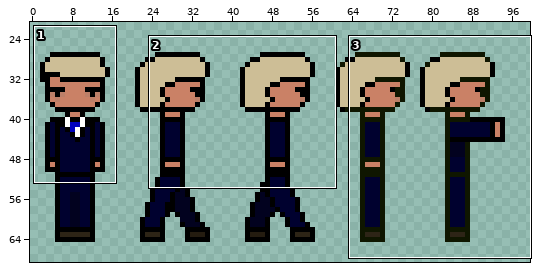
Sprite sheet: Planning/Graphics/GameObjects/Trump.png. Above: a wide view before the commit, with the close-up outlined.
Close-up. Old version:
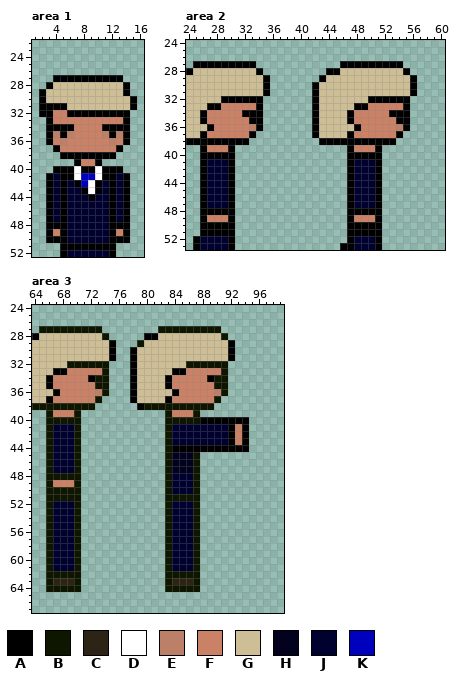
The file is 100x100 pixels. Shown: area 1: x 1..16, y 22..52; area 2: x 24..60, y 24..53; area 3: x 64..99, y 24..67. The wide view leaves out empty margins.
Palette (. is transparent): A #000000  B #0f1600  C #2d2416  D #ffffff  E #bc7f68  F #ca8166  G #cdbe96  H #02021f  J #00012f  K #0001bd
New version:
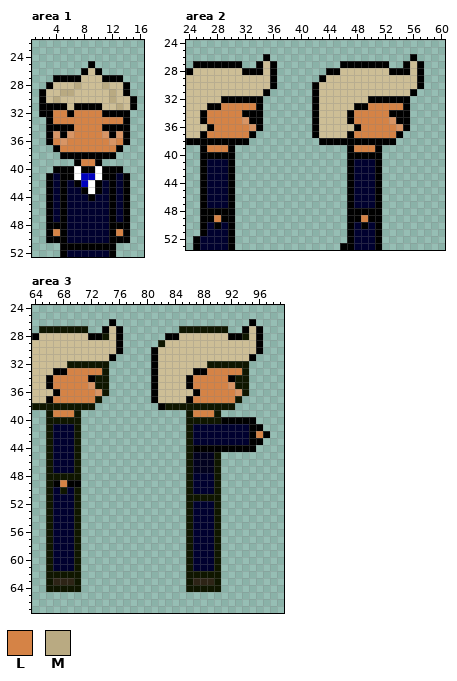
Colours new in this view: L #d58346  M #b9aa82
The edit:
colour E: #bc7f68 -> #d89565
Area 1:
y 25: x 9 . -> A
y 26: x 8..10 ... -> AGA
y 27: x 8..10 AAA -> GGG
y 28: x 7 G -> M; x 11 G -> M
y 29: x 5..6 GG -> MM; x 12 G -> M
y 30: x 4 G -> M; x 12 G -> M
y 31: x 7..10 GGGG -> AAAA; x 13 G -> M
y 32: x 4..5 FF -> LL; x 7..10 AAAA -> LLLL
y 33: x 4..13 FFFFFFFFFF -> LLLLLLLLLL
y 34..35: x 7..10 FFFF -> LLLL
y 36: x 4 F -> L; x 6..11 FFFFFF -> LLLLLL; x 13 F -> L
y 37: x 5..12 FFFFFFFF -> LLLLLLLL
y 39: x 8..9 FF -> LL
y 49: x 4 F -> L; x 13 F -> L
Area 2:
y 26: x 35 . -> A; x 56 . -> A
y 27: x 32..36 AA... -> ..AGA; x 53..57 AA... -> ..AGA
y 28: x 32..33 GG -> AA; x 35..36 .. -> GA; x 53..54 GG -> AA; x 56..57 .. -> GA
y 29..30: x 35..36 A. -> GA; x 56..57 A. -> GA
y 33: x 29..33 FFFFF -> LLLLL; x 50..54 FFFFF -> LLLLL
y 34: x 27..31 FFFFF -> LLLLL; x 48..52 FFFFF -> LLLLL
y 35: x 27..32 FFFFFF -> LLLLLE; x 48..53 FFFFFF -> LLLLLE
y 36: x 28..32 FFFFF -> LLLLL; x 49..53 FFFFF -> LLLLL
y 37: x 27..32 FFFFFF -> LLLLLL; x 48..53 FFFFFF -> LLLLLL
y 39: x 27..29 FFF -> LLL; x 48..50 FFF -> LLL
y 49: x 27..29 FFF -> ALA; x 48..50 FFF -> ALA
y 50: x 27 A -> J; x 29 A -> J; x 48 A -> J; x 50 A -> J
y 51: x 27..29 AAA -> JJJ; x 48..50 AAA -> JJJ
Area 3:
y 26: x 75 . -> A; x 95 . -> A
y 27: x 72..76 BB... -> ..AGA; x 82..84 BBB -> ...; x 91 . -> B; x 94..96 ... -> AGA
y 28: x 72..73 GG -> AA; x 75..76 .. -> GA; x 80..84 AAGGG -> ...AA; x 91..96 B..... -> GAABGA
y 29: x 75..76 A. -> GA; x 79..82 BGGG -> ...B; x 92..96 A.... -> GGGGA
y 30: x 75..76 A. -> GA; x 78..81 AGGG -> ...A; x 92..96 A.... -> GGGGA
y 31: x 78..81 AGGG -> ...A; x 92..95 A... -> GGGA
y 32: x 78..81 AGGG -> ...A; x 86..88 BBB -> GGG; x 92..94 ... -> BBB
y 33: x 69..73 FFFFF -> LLLLL; x 78..81 AGGG -> ...A; x 84..94 AAFFFFFB... -> GGGAALLLLLB
y 34: x 67..71 FFFFF -> LLLLL; x 78..81 AGGG -> ...A; x 83..94 AFFFFFABB... -> GGGALLLLLABB
y 35: x 67..72 FFFFFF -> LLLLLE; x 78..81 AGGG -> ...A; x 83..94 AFFFFFFBB... -> GGGALLLLLEBB
y 36: x 68..72 FFFFF -> LLLLL; x 78..81 AGGG -> ...A; x 84..94 AFFFFFEB... -> GGGALLLLLEB
y 37: x 67..72 FFFFFF -> LLLLLL; x 78..81 AGGG -> ...A; x 83..93 AFFFFFFB... -> GGGALLLLLLB
y 38: x 79..82 ABBB -> ...A; x 90..92 ... -> BBB
y 39: x 67..69 FFF -> LLL; x 83..90 BFFFB... -> ...BLLLB
y 40: x 83..85 BBB -> ...; x 88..90 AAA -> BBB; x 95 . -> A
y 41: x 83..86 BJJJ -> ...B; x 92..96 AFA.. -> JJJAA
y 42: x 83..86 BJJJ -> ...B; x 92..97 AFA... -> JJJALA
y 43: x 83..86 BJJJ -> ...B; x 92..96 AFA.. -> JJJAA
y 44: x 83..86 BAAA -> ...B; x 95 . -> A
y 45..47: x 83..90 BHHHB... -> ...BHHHB
y 48: x 83..90 BJJJB... -> ...BJJJB
y 49: x 67..70 FFFB -> ALAA; x 83..90 BJJJB... -> ...BJJJB
y 50: x 67 B -> J; x 69 B -> J; x 83..90 BJJJB... -> ...BJJJB
y 51: x 67..69 BBB -> JJJ; x 83..85 BBB -> ...; x 88..90 ... -> BBB
y 52..61: x 83..90 BJJJB... -> ...BJJJB
y 62: x 83..85 BBB -> ...; x 88..90 ... -> BBB
y 63: x 83..90 BCCCB... -> ...BCCCB
y 64: x 83..85 BBB -> ...; x 88..90 ... -> BBB
